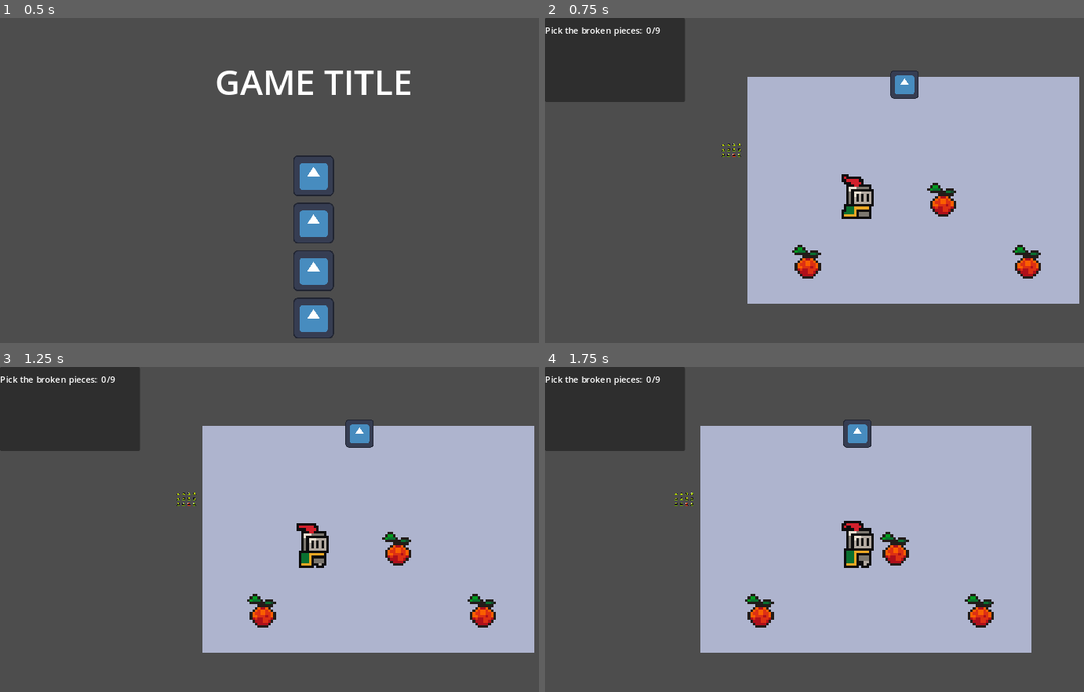
Above: before the commit, frames 1-4 (two rows, left to right).
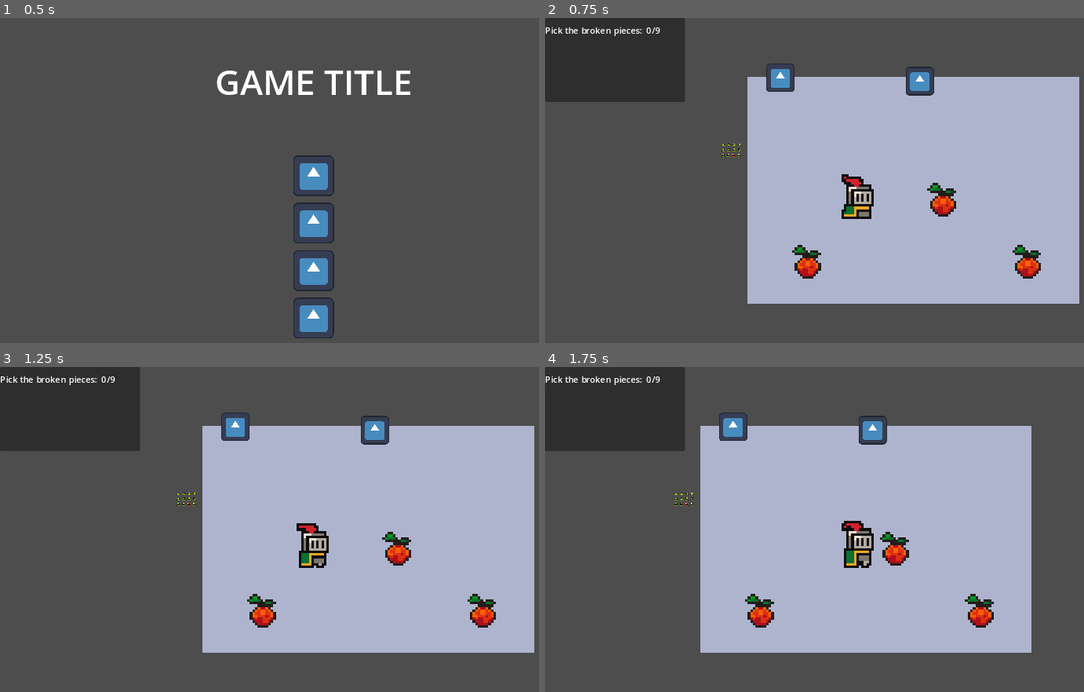
Above: after the commit, the same moments.

Repository: ayaolitoquit/Game-Dev-Project
Game: Godot game, scene res://scenes/mainmenu.tscn
Two runs of this game, one before a commit and one after it. Both use one fixed random seed, a clock stepped at 60 frames per second and the inputs below. The engine's default icon, where the game draws it, is replaced by a stand-in: a white triangle on a blue panel in a dark square.
Inputs (mouse positions are in pixels of both pictures, inside the frame that each line leads up to):
- Up to frame 1 (0.5 s): no input
- Up to frame 2 (0.75 s): click (857, 177) at 0.5 s
- Up to frame 3 (1.25 s): no input
- Up to frame 4 (1.75 s): hold D (right) from 1.28 s (still down); tap E (interact) at 1.35 s

Frame 1 is identical in both runs. In frame 2, 0.9% of the frame differs, in the area x 41-73%, y 14-25%; in frame 3, 0.9%; in frame 4, 0.9%, in the area x 32-64%, y 14-25%.

Commit message:
quest 1 complete

Diff:
--- a/scenes/interactable.tscn
+++ b/scenes/interactable.tscn
@@ -1,6 +1,6 @@
 [gd_scene load_steps=4 format=3 uid="uid://bhlyxse2u0tep"]
 
-[ext_resource type="Script" path="res://scenes/interactable.gd" id="1_c3euv"]
+[ext_resource type="Script" path="res://scripts/interactable.gd" id="1_2gak1"]
 [ext_resource type="Texture2D" uid="uid://doidtqtuga806" path="res://assets/icon.svg" id="2_dd7mr"]
 
 [sub_resource type="CircleShape2D" id="CircleShape2D_o5pn0"]
@@ -10,7 +10,7 @@
 collision_layer = 4
 collision_mask = 0
 monitoring = false
-script = ExtResource("1_c3euv")
+script = ExtResource("1_2gak1")
 
 [node name="CollisionShape2D" type="CollisionShape2D" parent="."]
 shape = SubResource("CircleShape2D_o5pn0")
--- a/scenes/level1.tscn
+++ b/scenes/level1.tscn
@@ -181,7 +181,13 @@
 interactable_image = ExtResource("6_30ful")
 
 [node name="Interactable2" parent="Interactables" instance=ExtResource("5_7eifu")]
-position = Vector2(564, 228)
+position = Vector2(450, 222)
 interact_label = "Note#2"
 interact_type = "show_note"
 interact_value = "I remember this..."
+
+[node name="Interactable3" parent="Interactables" instance=ExtResource("5_7eifu")]
+position = Vector2(578, 225)
+interact_label = "Wedding Photo Frame"
+interact_type = "interactable"
+interact_value = "Now it's complete"
--- a/scripts/Global/Game.gd
+++ b/scripts/Global/Game.gd
@@ -3,3 +3,4 @@
 var paper_collected: int = 0
 
 signal paper_iscollected
+signal paper_iscomplete
--- a/scripts/ingame_ui.gd
+++ b/scripts/ingame_ui.gd
@@ -5,6 +5,7 @@
 @onready var mission_2 = $CanvasLayer/Panel/VBoxContainer/Mission2
 
 static var paper_collected := 0
+static var paper_complete := false
 
 func _ready():
 	Game.connect("paper_iscollected", collectpaper)
@@ -14,6 +15,7 @@
 func _process(_delta):
 #collect broken pieces
 	if paper_collected == 3:
+		Game.emit_signal("paper_iscomplete")
 		mission_1.hide()
 		mission_2.show()
 
--- a/scripts/level1_paper.gd
+++ b/scripts/level1_paper.gd
@@ -6,7 +6,6 @@
 func _on_body_entered(body):
 	if body.name == "Player":
 		body_detected = true
-
 
 func _on_body_exited(body):
 	if body.name == "Player":
--- a/scripts/player.gd
+++ b/scripts/player.gd
@@ -1,13 +1,14 @@
 class_name Player extends CharacterBody2D
-
-var move_speed : float = 100.0
 
 @onready var all_interactions = []
 @onready var interact_label = $InteractionComponents/InteractLabel
 
+var move_speed : float = 100.0
+var paper_complete := false
 
 func _ready():
 	update_interactions()
+	Game.connect("paper_iscomplete", paper_completed)
 
 func _process(_delta):
 
@@ -48,3 +49,13 @@
 		var cur_interaction = all_interactions[0]
 		match cur_interaction.interact_type:
 			"show_note": print(cur_interaction.interact_value)
+			"show_description": print(cur_interaction.interact_value)
+			"interactable":
+				if paper_complete:
+					print("paper completed - show code")
+				else:
+					print("di pa tapos!")
+
+
+func paper_completed():
+	paper_complete = true
Renamed: scenes/interactable.gd -> scripts/interactable.gd
